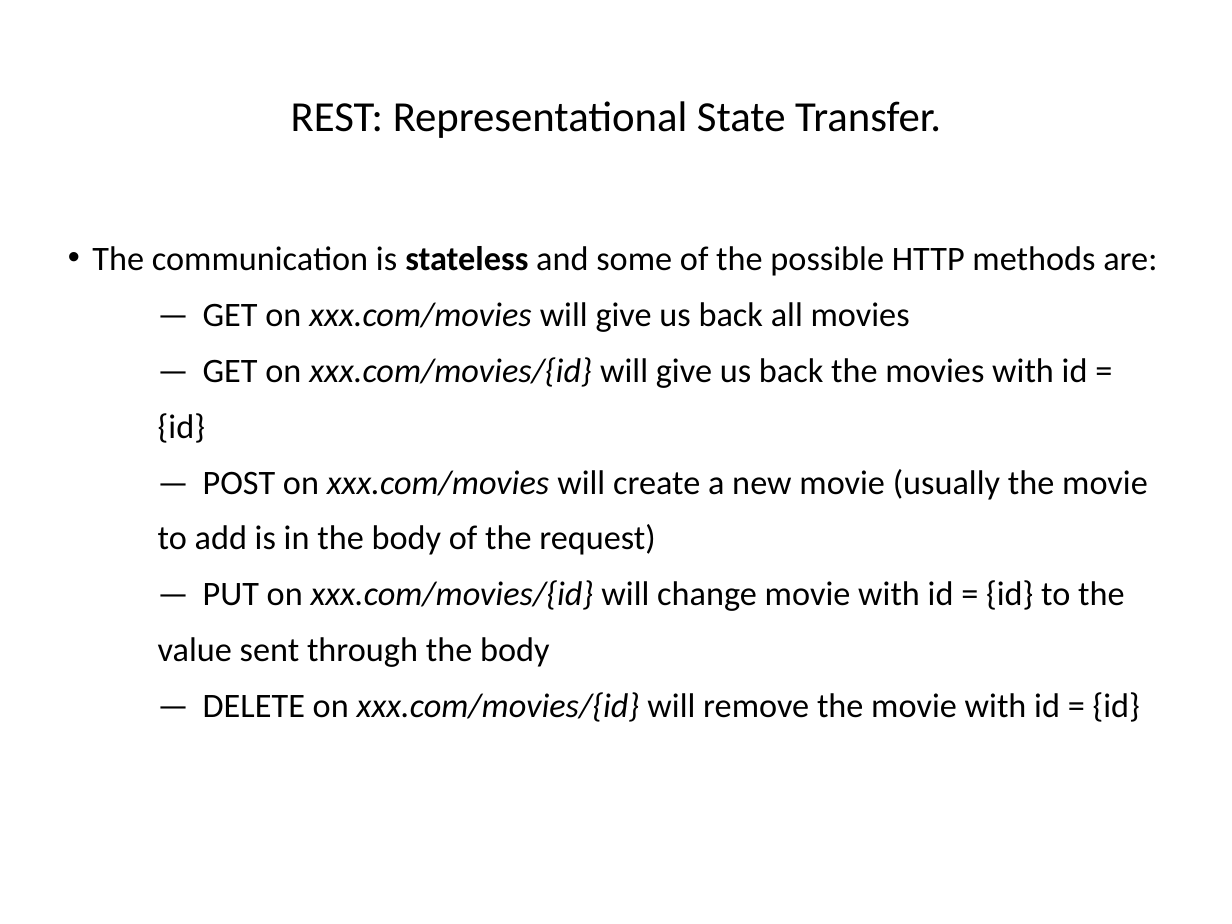
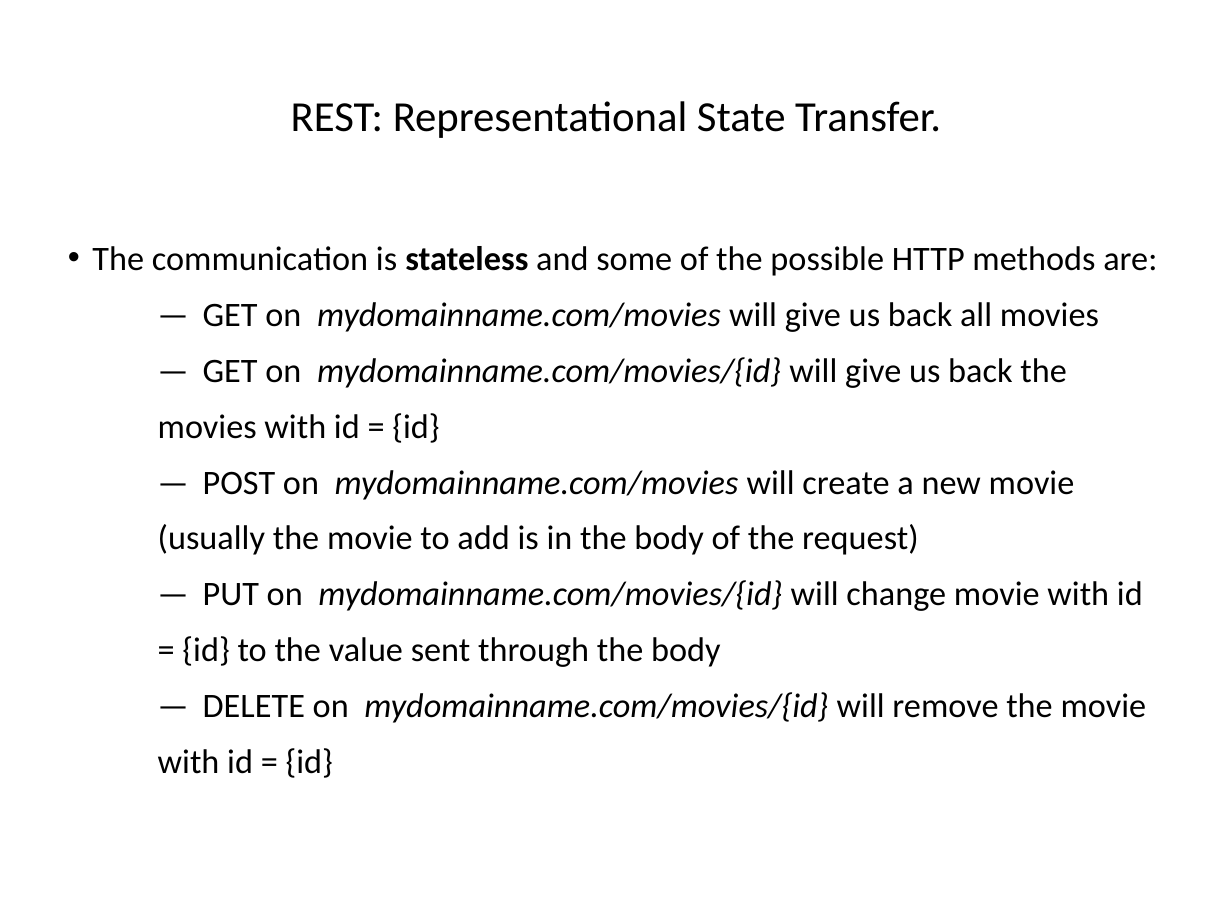
Before and after one commit to hogeschool/Development-5, a slide deck: slide 18 of Lectures/Lecture3/lesson3.pptx (slide 11 before the commit). Drawn at 1232x924 pixels with LibreOffice and Linux fonts; fonts in the diff are those of the drawing. Boxes give left, top, right and bottom in pixels: in the first picture for what was removed or moved away, otherwise in the second. Text is boxed around its words. In the diff, an @@ line names an element or a change of style, - is before the commit and + after.

```diff
--- a/Lectures/Lecture3/lesson3.pptx
+++ b/Lectures/Lecture3/lesson3.pptx
@@ text at (x1=158, y1=302, x2=1147, y2=778): text changed @@
-— GET on xxx.com/movies will give us back all movies
-— GET on xxx.com/movies/{id} will give us back the movies with id = {id}
-— POST on xxx.com/movies will create a new movie (usually the movie to add is in the body of the request)
-— PUT on xxx.com/movies/{id} will change movie with id = {id} to the value sent through the body
-— DELETE on xxx.com/movies/{id} will remove the movie with id = {id}
+— GET on mydomainname.com/movies will give us back all movies
+— GET on mydomainname.com/movies/{id} will give us back the movies with id = {id}
+— POST on mydomainname.com/movies will create a new movie (usually the movie to add is in the body of the request)
+— PUT on mydomainname.com/movies/{id} will change movie with id = {id} to the value sent through the body
+— DELETE on mydomainname.com/movies/{id} will remove the movie with id = {id}
```
Also in this commit, not shown: 8 other slides changed, 8 slides added, 2 other files.
